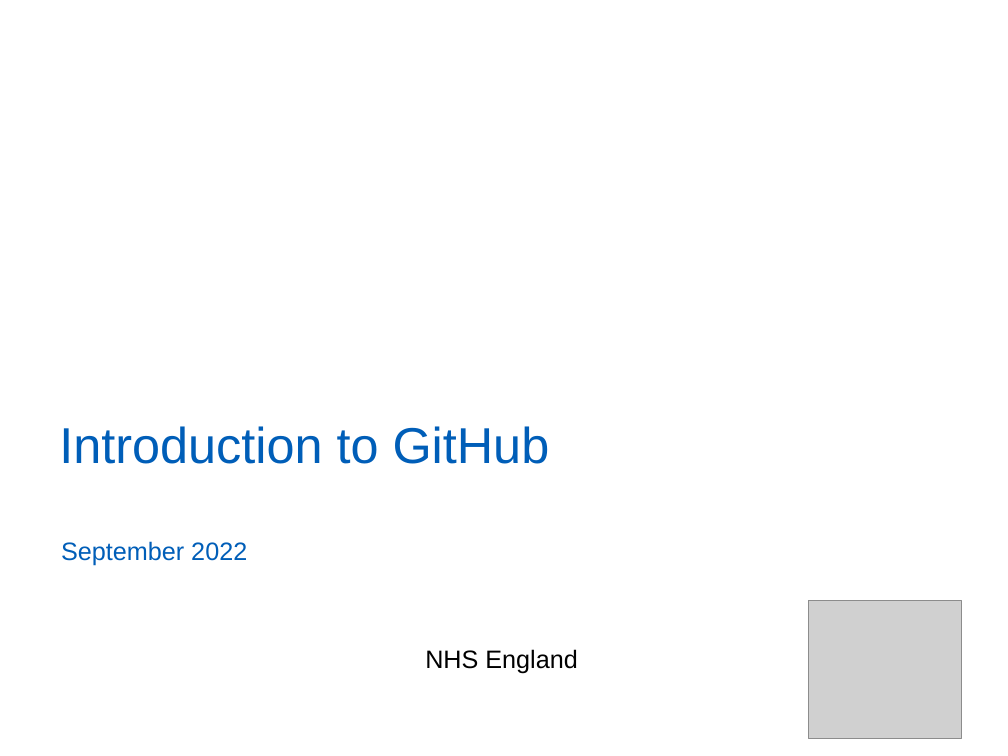
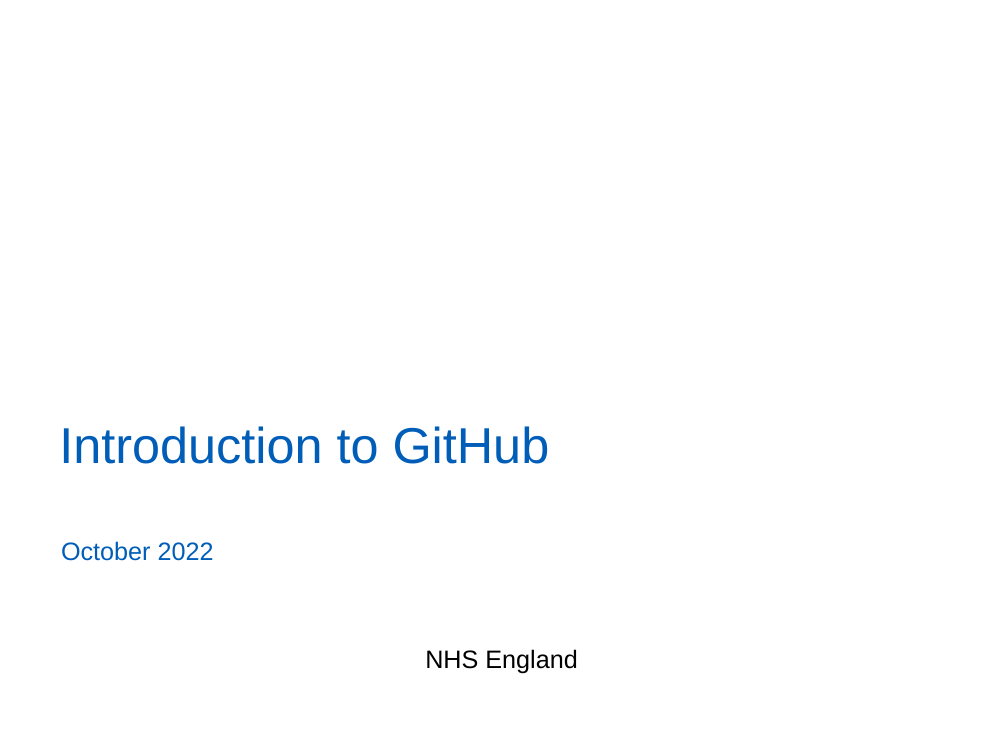
Before and after one commit to willbrooks2/Git_Introduction, a slide deck: slide 1 of GitIntro.pptx. Drawn at 1008x756 pixels with LibreOffice and Linux fonts; fonts in the diff are those of the drawing; grey boxes stand for pictures; background and template pictures are left out. Boxes give left, top, right and bottom in pixels: in the first picture for what was removed or moved away, otherwise in the second. Text is boxed around its words. In the diff, an @@ line names an element or a change of style, - is before the commit and + after.

```diff
--- a/GitIntro.pptx
+++ b/GitIntro.pptx
@@ subtitle at [61, 541, 214, 561]: text changed @@
-September 2022
+October 2022
@@ picture removed at [809, 601, 962, 739] @@
```
Also in this commit, not shown: 6 other slides changed, 1 other file.
